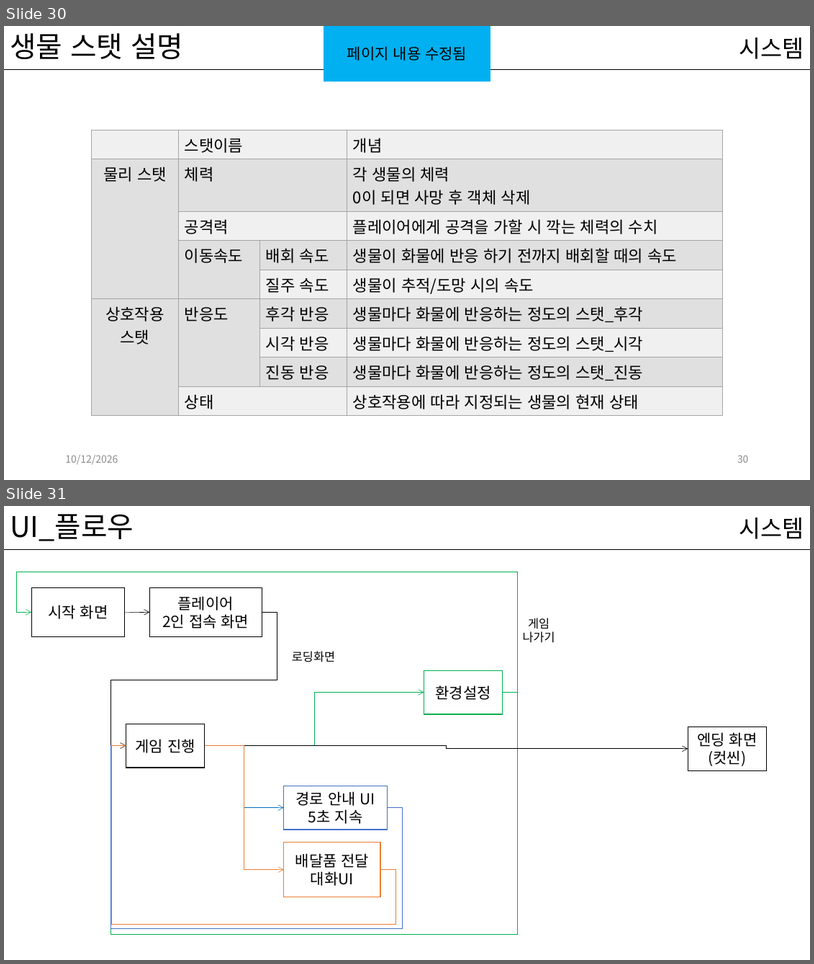
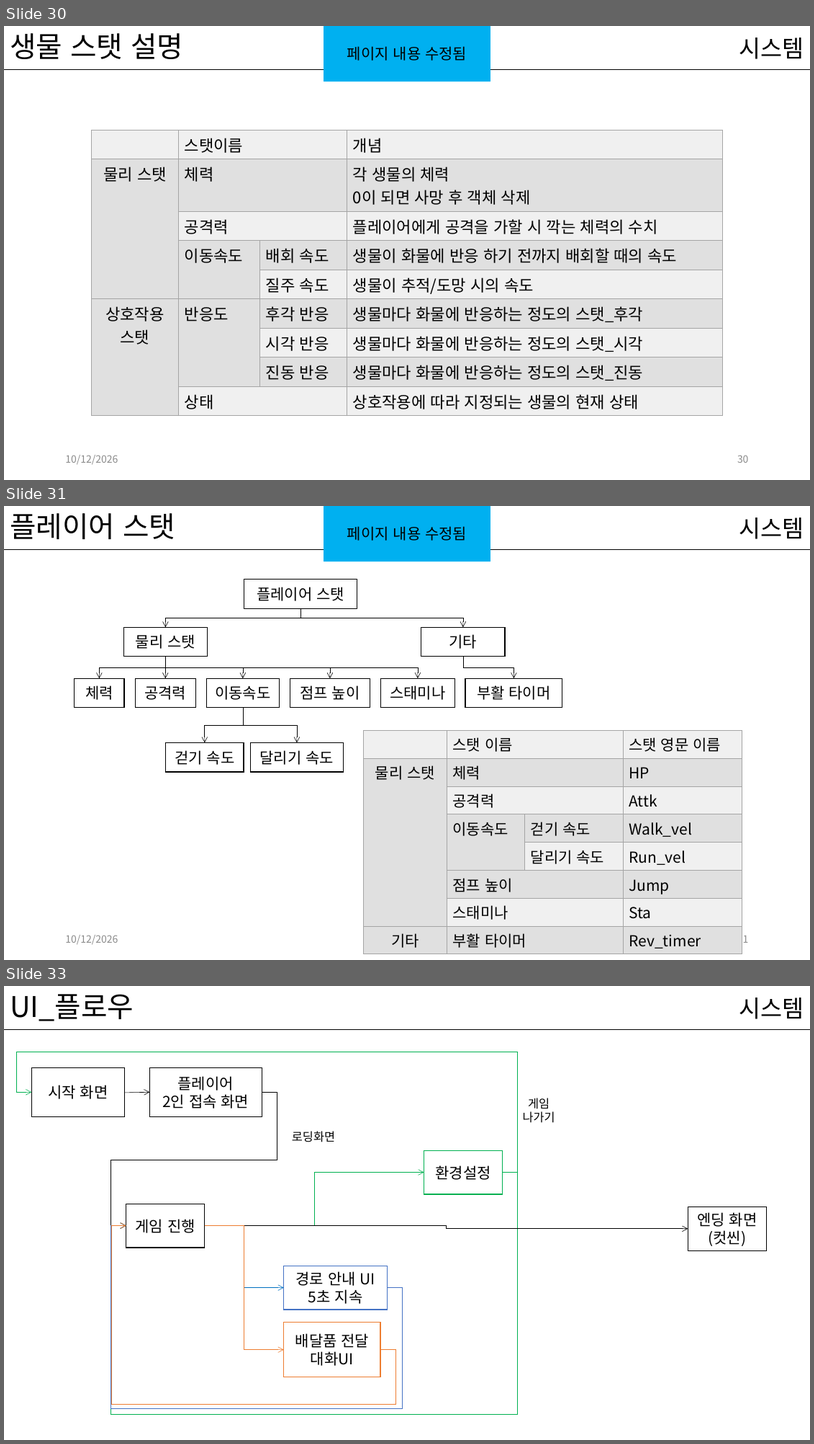
Before and after one commit to kwakyerin/2026_Graduation_Project, a slide deck: documents/HyunahKwon/design/designing/for_teammates/배트와 달트_기획서.pptx. Shown one above the other, each under a label of ours: slides 30 and 31 before the commit, slides 30, 31 and 33 after it; the slides between them are not shown. The pictures are 814x964 and 814x1444 pixels, drawn with LibreOffice and Linux fonts; fonts in the diff are those of the drawing. Boxes give left, top, right and bottom in pixels: in the first picture for what was removed or moved away, otherwise in the second. Text is boxed around its words. In the diff, an @@ line names an element or a change of style, - is before the commit and + after.

Commit message:
플레이어 스탯 정의, 명세

```diff
--- a/documents/HyunahKwon/design/designing/for_teammates/배트와 달트_기획서.pptx
+++ b/documents/HyunahKwon/design/designing/for_teammates/배트와 달트_기획서.pptx
@@ slide 31 added at [4, 506, 810, 960], background #FFFFFF; not listed: 1 template element that a slide beside it also shows @@
@@ title added at [10, 513, 175, 539], 34 pt, text #000000 @@
+플레이어 스탯
@@ rectangle added at [324, 506, 491, 561], fill #00B0F0, 18 pt, text #000000 @@
+페이지 내용 수정됨
@@ text added at [740, 518, 805, 539], 28 pt, text #000000 @@
+시스템
@@ rectangle added at [244, 579, 358, 608], fill #FFFFFF, outline #000000 1 pt, 18 pt, text #000000 @@
+플레이어 스탯
@@ elbow arrow added from (301, 609) to (165, 627), #000000 0.5 pt @@
@@ elbow arrow added from (301, 609) to (463, 627), #000000 0.5 pt @@
@@ rectangle added at [124, 627, 207, 656], fill #FFFFFF, outline #000000 1 pt, 18 pt, text #000000 @@
+물리 스탯
@@ rectangle added at [422, 627, 505, 656], fill #FFFFFF, outline #000000 1 pt, 18 pt, text #000000 @@
+기타
@@ elbow arrow added from (165, 656) to (100, 678), #000000 0.5 pt @@
@@ elbow arrow added from (165, 656) to (165, 678), #000000 0.5 pt @@
@@ elbow arrow added from (165, 656) to (243, 678), #000000 0.5 pt @@
@@ elbow arrow added from (165, 656) to (330, 678), #000000 0.5 pt @@
@@ elbow arrow added from (165, 656) to (418, 678), #000000 0.5 pt @@
@@ elbow arrow added from (463, 656) to (514, 678), #000000 0.5 pt @@
@@ rectangle added at [74, 678, 124, 708], fill #FFFFFF, outline #000000 1 pt, 18 pt, text #000000 @@
+체력
@@ rectangle added at [135, 678, 196, 708], fill #FFFFFF, outline #000000 1 pt, 18 pt, text #000000 @@
+공격력
@@ rectangle added at [206, 678, 279, 708], fill #FFFFFF, outline #000000 1 pt, 18 pt, text #000000 @@
+이동속도
@@ rectangle added at [290, 678, 370, 708], fill #FFFFFF, outline #000000 1 pt, 18 pt, text #000000 @@
+점프 높이
@@ rectangle added at [381, 678, 455, 708], fill #FFFFFF, outline #000000 1 pt, 18 pt, text #000000 @@
+스태미나
@@ rectangle added at [466, 678, 563, 708], fill #FFFFFF, outline #000000 1 pt, 18 pt, text #000000 @@
+부활 타이머
@@ elbow arrow added from (243, 708) to (205, 743), #000000 0.5 pt @@
@@ elbow arrow added from (243, 708) to (297, 743), #000000 0.5 pt @@
@@ rectangle added at [165, 743, 244, 772], fill #FFFFFF, outline #000000 1 pt, 18 pt, text #000000 @@
+걷기 속도
@@ rectangle added at [250, 743, 343, 772], fill #FFFFFF, outline #000000 1 pt, 18 pt, text #000000 @@
+달리기 속도
@@ table added at [364, 731, 743, 951], 8 rows, 4 columns @@
+ | 스탯 이름 |  | 스탯 영문 이름
+물리 스탯 | 체력 |  | HP
+ | 공격력 |  | Attk
+ | 이동속도 | 걷기 속도 | Walk_vel
+ |  | 달리기 속도 | Run_vel
+ | 점프 높이 |  | Jump
+ | 스태미나 |  | Sta
+기타 | 부활 타이머 |  | Rev_timer
@@ text added at [65, 934, 118, 944], 12 pt, text #8C8C8C @@
+10/12/2026
@@ page number added at [738, 932, 749, 945], 12 pt, text #8C8C8C @@
+31
@@ what was slide 31 is now slide 33 @@
```
Also in this commit, not shown: 1 slide changed, 1 other slide added, 1 other file.
